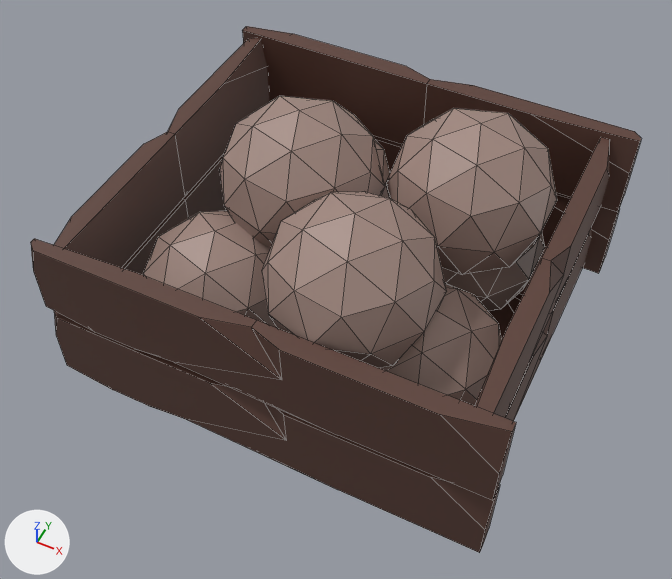
One commit to the Blender file Assets/Art/Blender/Boxes/BulletBoxes/MediumBulletBox.blend: the scene before it, then after it.
Camera for both pictures: a camera (50 mm lens) standing at (1.09, -2.26, 2.94) and looking at (0.04, -0.17, 0.32). Every picture has the same lights, and +X, +Y and +Z are marked at lower left. Mesh edges are drawn as thin lines.

Names of what the first picture shows: 'Bullet', 'WoodenBox'.
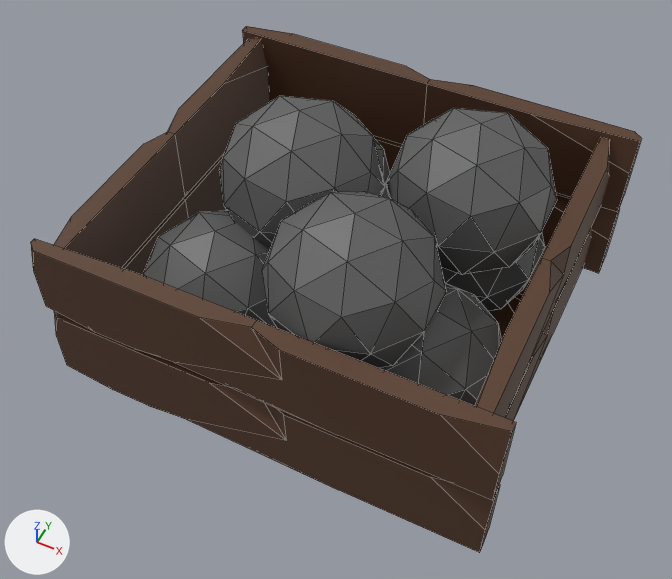
What the commit changed:
Picture 'TexturePalette.png' (img_texturepalette_png) is new.
Material 'Material' (mat_material) changes its picture from img_boatcolorpalette_png to img_texturepalette_png.
me_plane has 337 vertices, 229 faces and spans x -0.84..0.88, y -0.76..0.77, z -0.02..0.69.
me_plane is used by ob_woodenbox; location (0.0, 0.0, 0.0).
me_plane part 1: texture (UV) coordinates of 229 of 229 faces, centred in x -0.84..0.88, y -0.76..0.77, z -0.02..0.69, changed; they spanned u 0.28..0.33, v 0.62..0.67 and now span u 0.26..0.3, v 0.63..0.66.
me_icosphere has 294 vertices, 560 faces and spans x -0.75..2.84, y -0.79..2.62, z -0.62..1.91.
me_icosphere is used by ob_bullet; location (-0.352, -0.374, 0.223); scale (0.388, 0.388, 0.388).
me_icosphere part 2: texture (UV) coordinates of 560 of 560 faces, centred in x -0.73..2.82, y -0.7..2.53, z -0.54..1.83, changed; they spanned u 0.76..0.86, v 0.64..0.69 and now span u 0.64..0.68, v 0.65..0.67.

Changed parts and their boxes [x1, y1, x2, y2] in the pictures (672 x 579 px):
'WoodenBox', surface changed: [32, 53, 612, 553] in both
'Bullet', surface changed (brown to grey): [143, 96, 557, 406] in both
part 1 of me_plane, surface changed: [31, 26, 641, 553] in both
